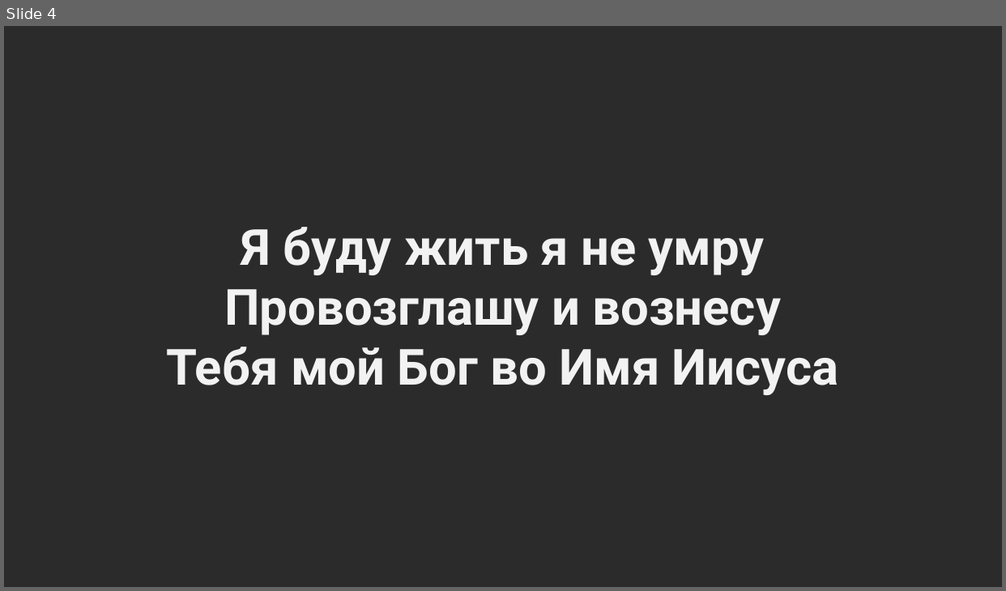
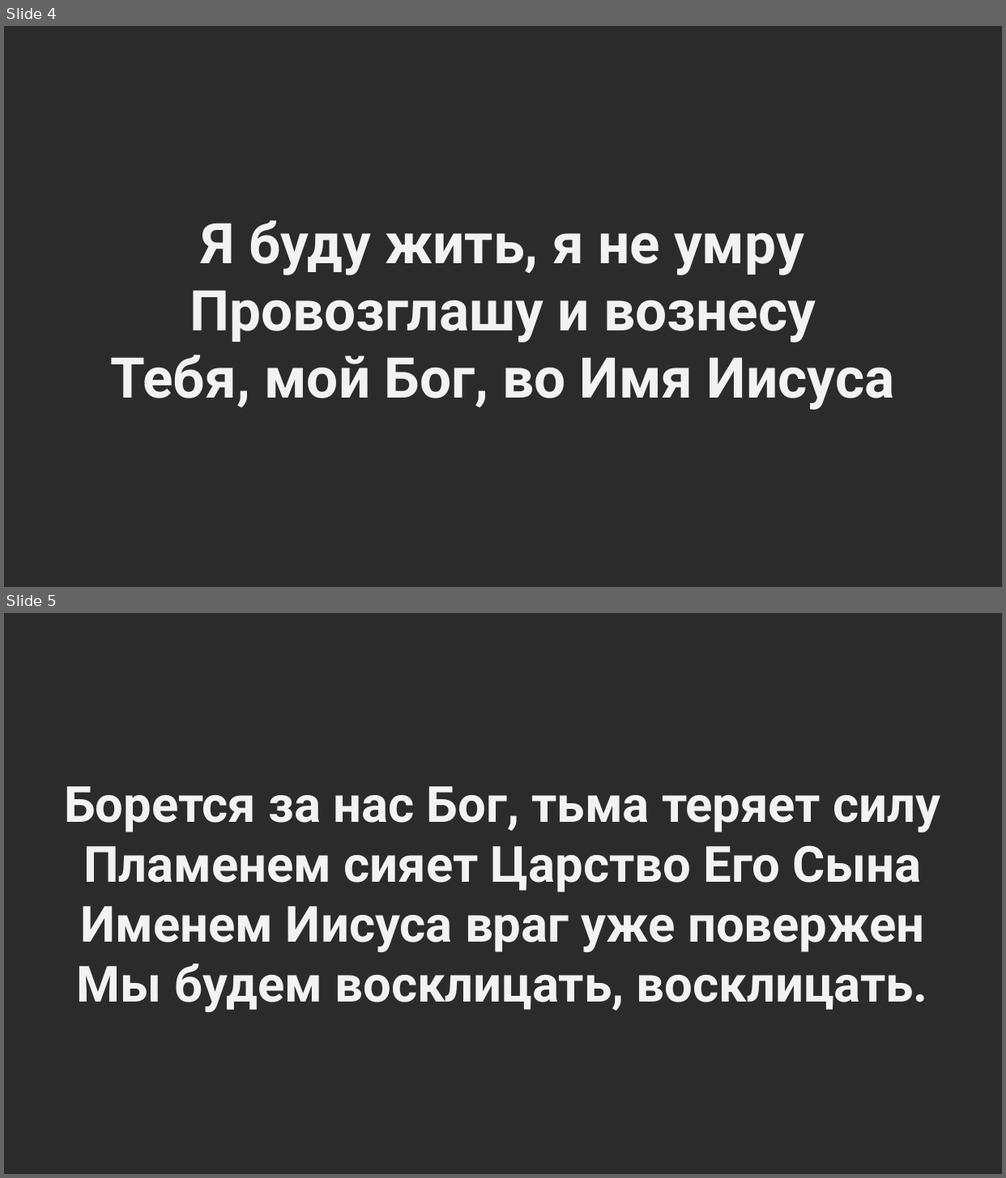
Before and after one commit to oleks-00-1/light-hous-slides, a slide deck: Борется за нас Бог.pptx. Shown one above the other, each under a label of ours: slide 4 before the commit, slides 4 and 5 after it. The pictures are 1006x591 and 1006x1178 pixels, drawn with LibreOffice and Linux fonts; fonts in the diff are those of the drawing; background and template pictures are left out; a plain dark background stands for a picture behind light text. Boxes give left, top, right and bottom in pixels: in the first picture for what was removed or moved away, otherwise in the second. Text is boxed around its words. In the diff, an @@ line names an element or a change of style, - is before the commit and + after.

```diff
--- a/Борется за нас Бог.pptx
+++ b/Борется за нас Бог.pptx
@@ slide 5 added at (4,613,1002,1174), background picture (left out) @@
@@ text added at (64,786,941,1012), 48 pt, text #F2F2F2, bold @@
+Борется за нас Бог, тьма теряет силу
+Пламенем сияет Царство Его Сына
+Именем Иисуса враг уже повержен
+Мы будем восклицать, восклицать.
@@ slide 4 changed as well @@
@@ text "Я буду жить, я не ...": place and size @@
-text "Я буду жить, я не ..." at (167,227,839,395)
+text "Я буду жить, я не ..." at (111,220,895,410)
@@ text at (202,220,804,275): text changed; size 48 to 54 pt @@
-Я буду жить я не умру
+Я буду жить, я не умру
@@ text at (189,290,816,343): size 48 to 54 pt in "Провозглашу и вознесу" @@
@@ text at (111,355,895,410): text changed; size 48 to 54 pt @@
-Тебя мой Бог во Имя Иисуса
+Тебя, мой Бог, во Имя Иисуса
```
Also in this commit, not shown: 3 other slides changed.
